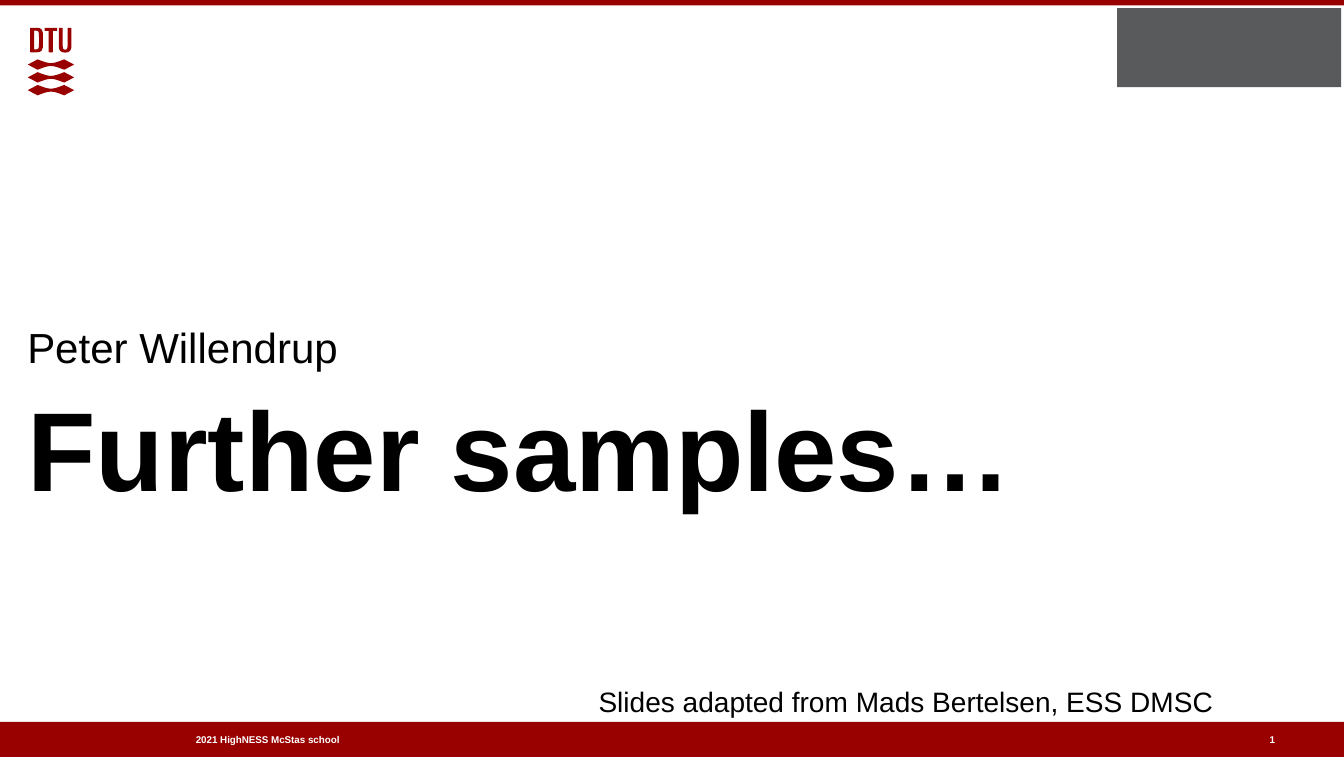
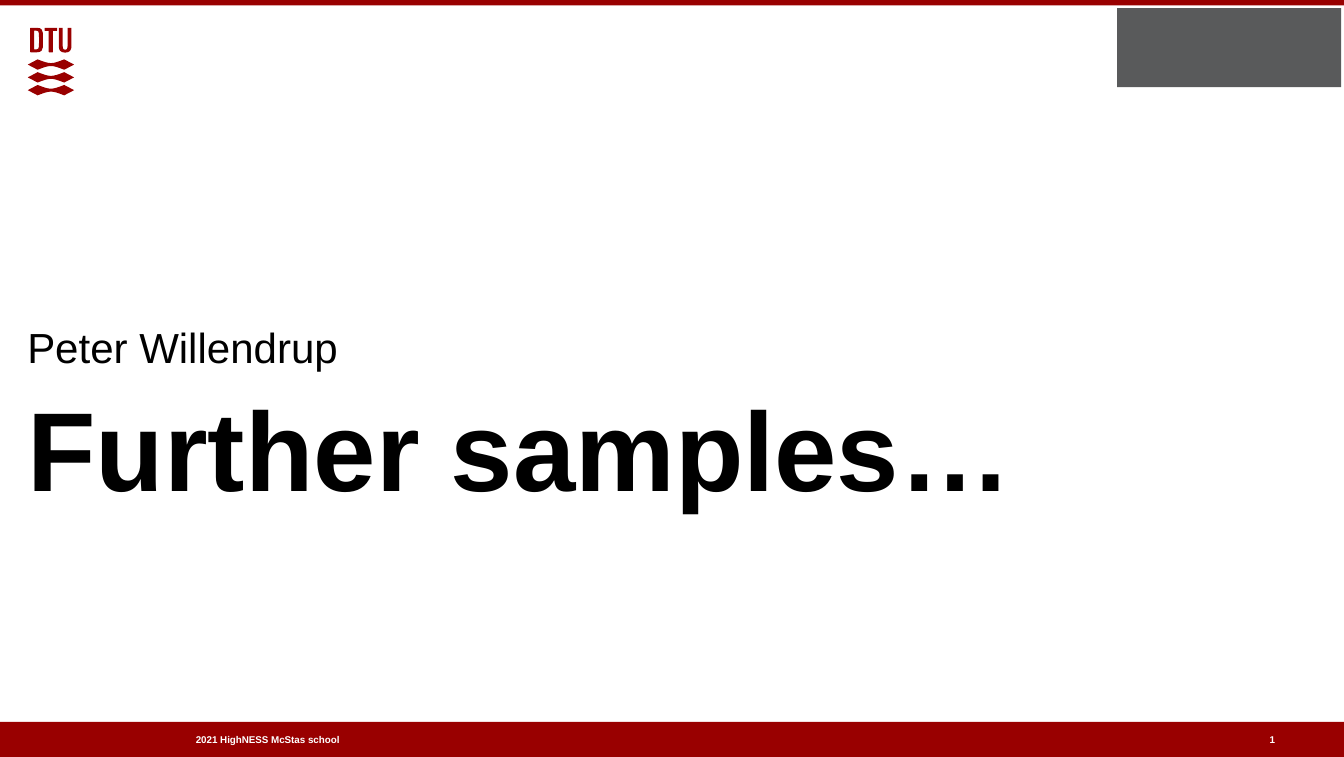
Before and after one commit to McStasMcXtrace/Schools, a slide deck: slide 1 of ESS_May_2021/Thursday_May_6th/2_Samples_II/More_samples.pptx. Drawn at 1344x757 pixels with LibreOffice and Linux fonts; fonts in the diff are those of the drawing; background and template pictures are left out. Boxes give left, top, right and bottom in pixels: in the first picture for what was removed or moved away, otherwise in the second. Text is boxed around its words. In the diff, an @@ line names an element or a change of style, - is before the commit and + after.

```diff
--- a/ESS_May_2021/Thursday_May_6th/2_Samples_II/More_samples.pptx
+++ b/ESS_May_2021/Thursday_May_6th/2_Samples_II/More_samples.pptx
@@ text removed at (547,691,1213,717) @@
-Slides adapted from Mads Bertelsen, ESS DMSC
```
Also in this commit, not shown: 3 other slides changed, 2 other files.
